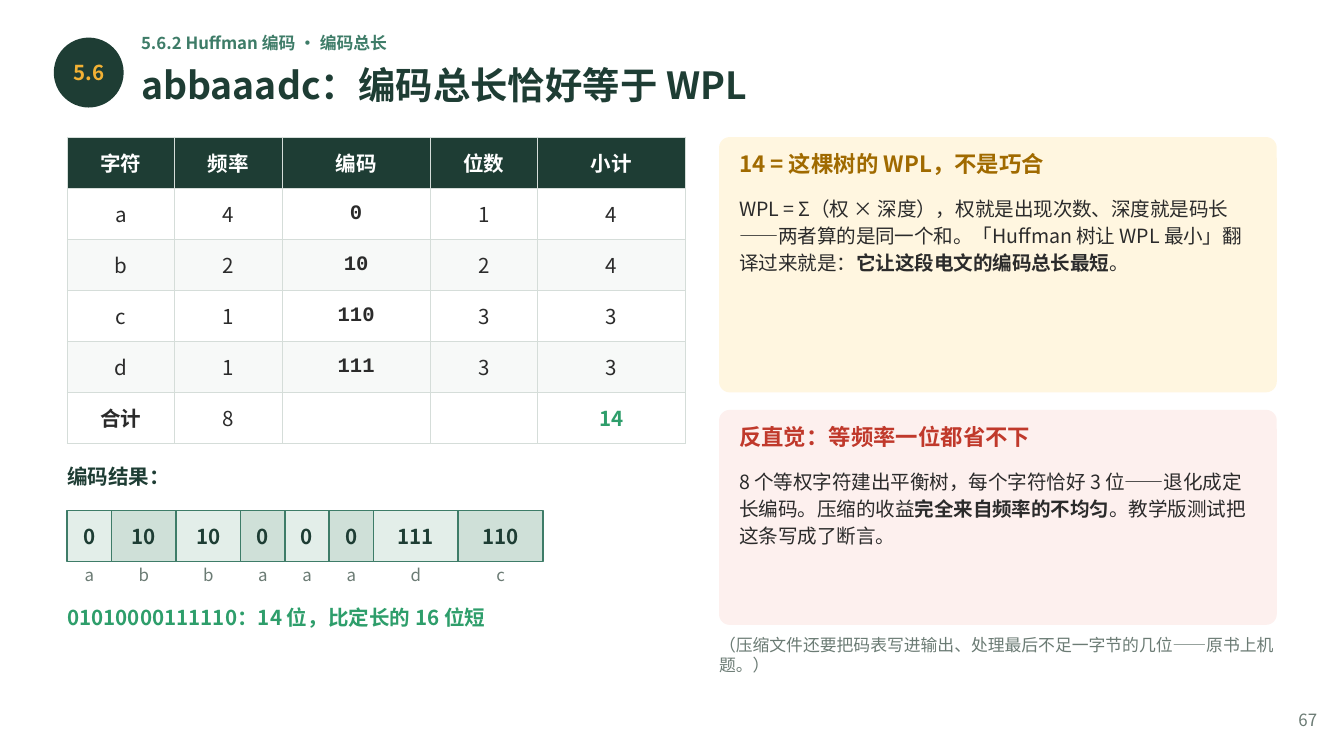
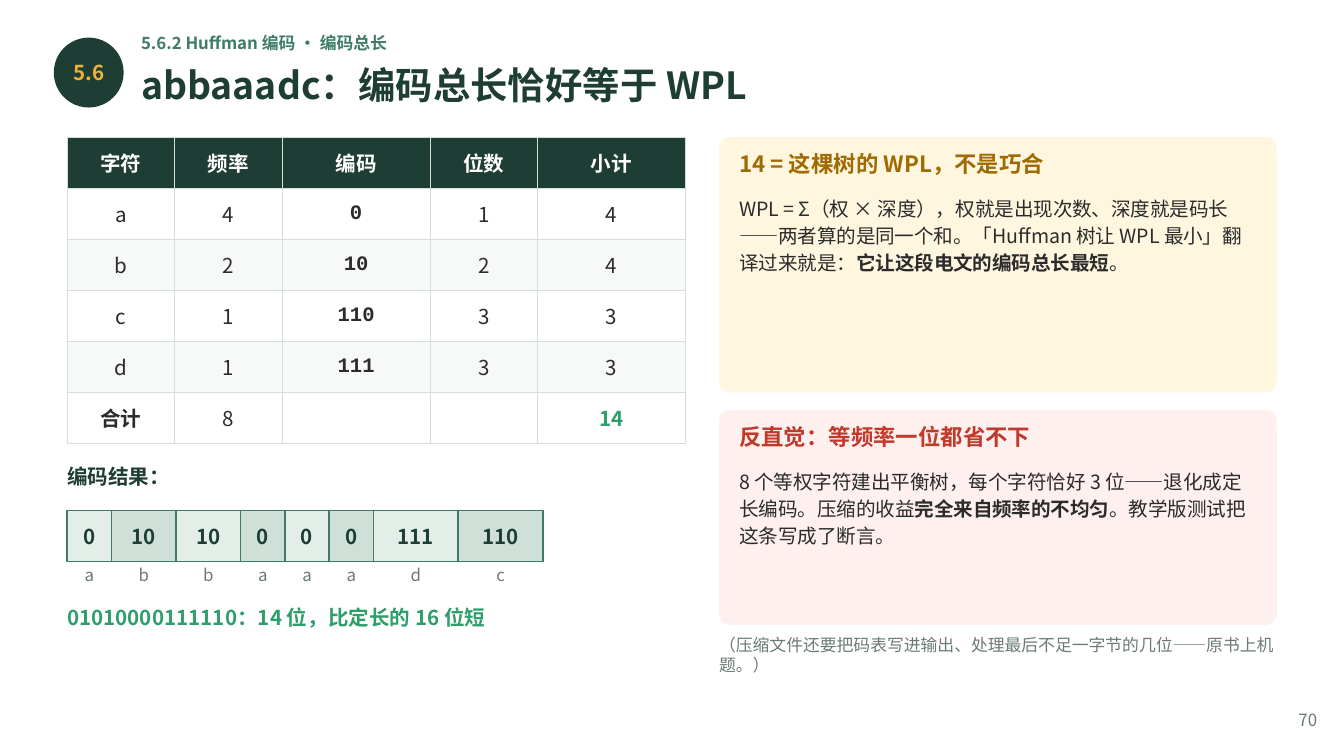
Before and after one commit to GMyhf/2026fall-cs201, a slide deck: slide 70 of courseware/202609_DSA_05_Binary_Tree.pptx (slide 67 before the commit). Drawn at 1344x756 pixels with LibreOffice and Linux fonts; fonts in the diff are those of the drawing. Boxes give left, top, right and bottom in pixels: in the first picture for what was removed or moved away, otherwise in the second. Text is boxed around its words. In the diff, an @@ line names an element or a change of style, - is before the commit and + after.

```diff
--- a/courseware/202609_DSA_05_Binary_Tree.pptx
+++ b/courseware/202609_DSA_05_Binary_Tree.pptx
@@ text at bbox=[1298, 713, 1317, 726]: text changed @@
-67
+70
```
Also in this commit, not shown: 42 other slides changed, 3 slides added, 1 other file.
